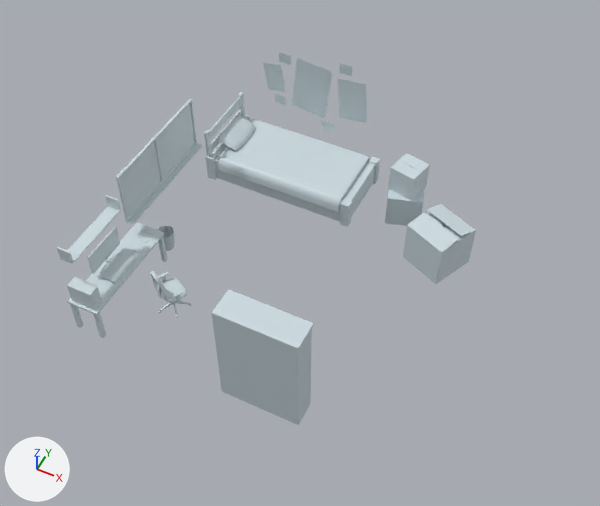
The FBX model Assets/Assets/Dorm Room.fbx: old version first, new version second.
Before and after are seen from a 50 mm lens placed at (0.186, -0.371, 0.483), pointed at (0.009, -0.017, 0.041). Every picture has the same lights, and +X, +Y and +Z are marked at lower left. Where no turn or scale is listed for an object, it has been applied to the vertices.

The first picture shows 'Bed', 'Box1', 'Box2', 'Box2_1', 'Chair', 'Computer', 'Desk', 'Duvet', 'Monitor', 'Pillow', 'Posters', 'Shelf', 'Wardrobe', 'Window'.
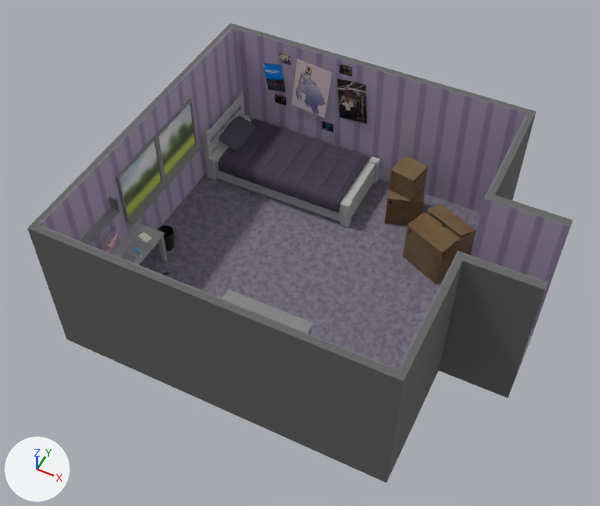
Boxes (x1, y1, x2, y2) around the edits, measured in the pictures (600 x 506 px):
'Room', added
    after: (28, 23, 573, 483)
'Wardrobe', recoloured (white to grey)
    both: (212, 289, 314, 425)
'Duvet', recoloured
    both: (218, 119, 370, 212)
'Window', recoloured
    both: (116, 99, 202, 225)
'Box1', recoloured (white to brown)
    both: (403, 204, 476, 284)
'Posters', recoloured
    both: (263, 53, 367, 132)
'Bed', recoloured
    both: (204, 92, 380, 227)
'Desk', recoloured (white to grey)
    both: (67, 222, 167, 338)
'Box2_1', recoloured, moved (grey to brown)
    before: (388, 153, 430, 200)
    after: (389, 156, 428, 200)
'Box2', recoloured (grey to brown)
    both: (385, 186, 425, 226)
'Chair', recoloured
    both: (150, 271, 191, 318)
'Pillow', recoloured (grey to black)
    both: (218, 116, 256, 150)
'Computer', recoloured
    both: (67, 277, 102, 310)
'Monitor', recoloured
    both: (87, 226, 120, 274)
part 1 of me_mesh_019, recoloured (white to grey)
    both: (80, 196, 121, 245)

The change, as a diff of the scene's bpy script:
```diff
--- a/Assets/Assets/Dorm Room.fbx.py
+++ b/Assets/Assets/Dorm Room.fbx.py
@@ mat_desk1 @@
+mat_desk1 = bpy.data.materials.new('Desk1')
+# uses the picture img_desk_desk1_albedotransparency_png
@@ me_mesh_018 @@
 me_mesh_018.from_pydata(...)  # 28 vertices, 7 faces; spans x -0.0468..0.0468, y 0.0, z -0.0347..0.0347
-me_mesh_018.materials.append(mat_standardsurface1)  # light grey #cddce2
+me_mesh_018.materials.append(mat_postersmat)  # picture img_posterstexture_png
@@ me_mesh_014 @@
 me_mesh_014.from_pydata(...)  # 54 vertices, 48 faces; spans x -0.0034..0.0034, y -0.0489..0.0489, z -0.0229..0.0229
-me_mesh_014.materials.append(mat_standardsurface1)  # light grey #cddce2
+me_mesh_014.materials.append(mat_chair_bin_shelf_window)  # picture img_chair_bin_shelf_window_chair_bin_shelf_window_albedotransparency_copy_png
@@ me_mesh_011 @@
 me_mesh_011.from_pydata(...)  # 450 vertices, 448 faces; spans x -0.0097..0.0097, y -0.0181..0.0181, z -0.0049..0.0049
-me_mesh_011.materials.append(mat_standardsurface1)  # light grey #cddce2
+me_mesh_011.materials.append(mat_standardsurface5)  # dark grey #4a4651
@@ me_mesh_008 @@
 me_mesh_008.from_pydata(...)  # 168 vertices, 166 faces; spans x -0.0291..0.0291, y -0.0102..0.0102, z -0.0435..0.0435
-me_mesh_008.materials.append(mat_standardsurface1)  # light grey #cddce2
+me_mesh_008.materials.append(mat_wardrobe1)  # picture img_wardrobe_standardsurface1_albedotransparencycopy_png
@@ me_mesh_017 @@
 me_mesh_017.from_pydata(...)  # 32 vertices, 30 faces; spans x -0.0131..0.0131, y -0.0131..0.0131, z -0.011..0.011
-me_mesh_017.materials.append(mat_standardsurface1)  # light grey #cddce2
+me_mesh_017.materials.append(mat_boxes)  # picture img_boxes_boxes_albedotransparency_png
@@ me_mesh_012 @@
 me_mesh_012.from_pydata(...)  # 316 vertices, 314 faces; spans x -0.055..0.055, y -0.0326..0.0326, z -0.0062..0.0062
-me_mesh_012.materials.append(mat_standardsurface1)  # light grey #cddce2
+me_mesh_012.materials.append(mat_bedmat)  # picture img_bed_bedmat_albedotransparency_copycopy_png
@@ me_mesh_004 @@
 me_mesh_004.from_pydata(...)  # 52 vertices, 50 faces; spans x -0.0012..0.0012, y -0.0165..0.0165, z -0.011..0.011
-me_mesh_004.materials.append(mat_standardsurface1)  # light grey #cddce2
+me_mesh_004.materials.append(mat_desk1)
@@ me_mesh_009 @@
 me_mesh_009.from_pydata(...)  # 1470 vertices, 1514 faces; spans x -0.0128..0.0128, y -0.0128..0.0128, z -0.0215..0.0215
-me_mesh_009.materials.append(mat_standardsurface1)  # light grey #cddce2
+me_mesh_009.materials.append(mat_chair_bin_shelf_window)  # picture img_chair_bin_shelf_window_chair_bin_shelf_window_albedotransparency_copy_png
@@ me_mesh_010 @@
 me_mesh_010.from_pydata(...)  # 120 vertices, 122 faces; spans x -0.0648..0.0648, y -0.0311..0.0311, z -0.0241..0.0241
-me_mesh_010.materials.append(mat_standardsurface1)  # light grey #cddce2
+me_mesh_010.materials.append(mat_bedmat)  # picture img_bed_bedmat_albedotransparency_copycopy_png
@@ me_mesh_015 @@
 me_mesh_015.from_pydata(...)  # 32 vertices, 30 faces; spans x -0.0238..0.0238, y -0.0238..0.0238, z -0.02..0.02
-me_mesh_015.materials.append(mat_standardsurface1)  # light grey #cddce2
+me_mesh_015.materials.append(mat_boxes)  # picture img_boxes_boxes_albedotransparency_png
@@ me_mesh_019 @@
-me_mesh_019.from_pydata(...)  # 24 vertices, 22 faces; spans x -0.005..0.005, y -0.028..0.028, z -0.0055..0.0055
+me_mesh_019.from_pydata(...)  # 24 vertices, 17 faces; spans x -0.005..0.005, y -0.028..0.028, z -0.0055..0.0055
+# me_mesh_019 part 1: 17 faces spanning x -0.005..0.005, y -0.028..0.028, z -0.0055..0.0055 switch from mat_standardsurface1 (light grey #cddce2) to mat_chair_bin_shelf_window (picture img_chair_bin_shelf_window_chair_bin_shelf_window_albedotransparency_copy_png)
@@ me_mesh_005 @@
 me_mesh_005.from_pydata(...)  # 8 vertices, 6 faces; spans x -0.0096..0.0096, y -0.0044..0.0044, z -0.0084..0.0084
-me_mesh_005.materials.append(mat_standardsurface1)  # light grey #cddce2
+me_mesh_005.materials.append(mat_desk1)
@@ me_mesh @@
 me_mesh.from_pydata(...)  # 76 vertices, 74 faces; spans x -0.0124..0.0124, y -0.0428..0.0428, z -0.0148..0.0148
-me_mesh.materials.append(mat_standardsurface1)  # light grey #cddce2
+me_mesh.materials.append(mat_desk1)
@@ me_mesh_016 @@
 me_mesh_016.from_pydata(...)  # 32 vertices, 30 faces; spans x -0.0174..0.0174, y -0.0174..0.0174, z -0.014..0.014
-me_mesh_016.materials.append(mat_standardsurface1)  # light grey #cddce2
+me_mesh_016.materials.append(mat_boxes)  # picture img_boxes_boxes_albedotransparency_png
@@ ob_box2_1 @@
 ob_box2_1 = bpy.data.objects.new('Box2_1', me_mesh_017)
-ob_box2_1.location = (0.0481, 0.0944, 0.039)
+ob_box2_1.location = (0.0483, 0.0927, 0.0391)
@@ ob_room @@
+ob_room = bpy.data.objects.new('Room', me_mesh_1)  # 72 vertices, 65 faces; spans x -0.151..0.151, y -0.127..0.127, z -0.059..0.059; in mat_roommat (picture img_room_standardsurface2_albedotransparency_png)
+ob_room.location = (0.0252, 0.0, 0.0486)
```
